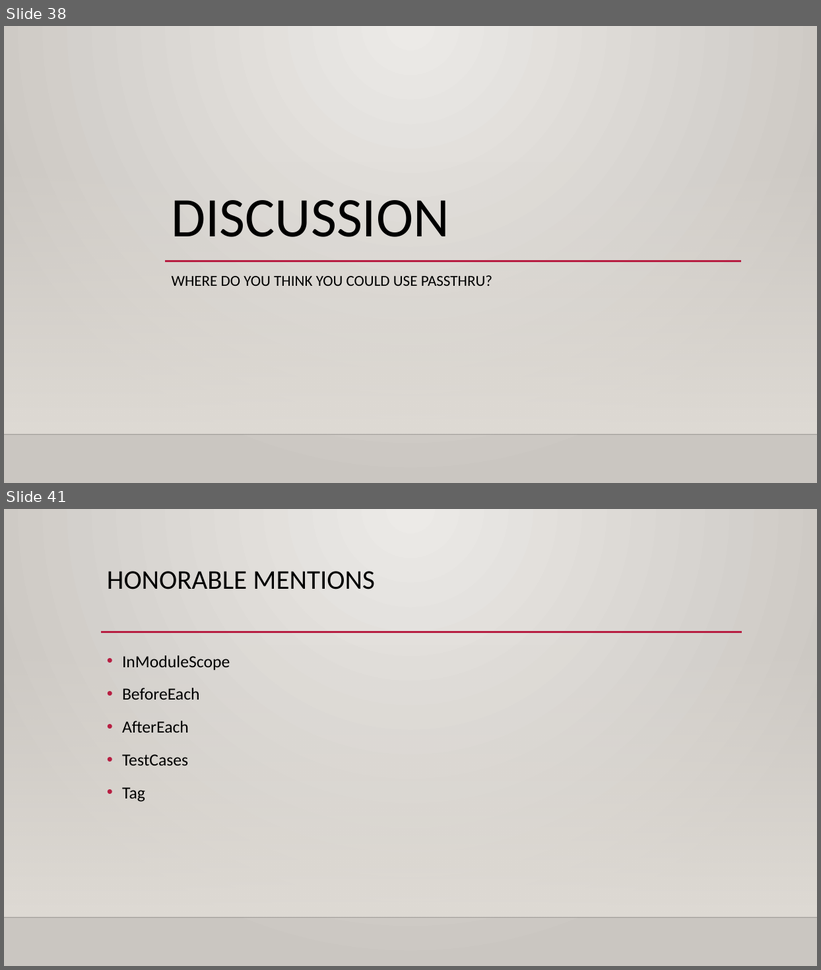
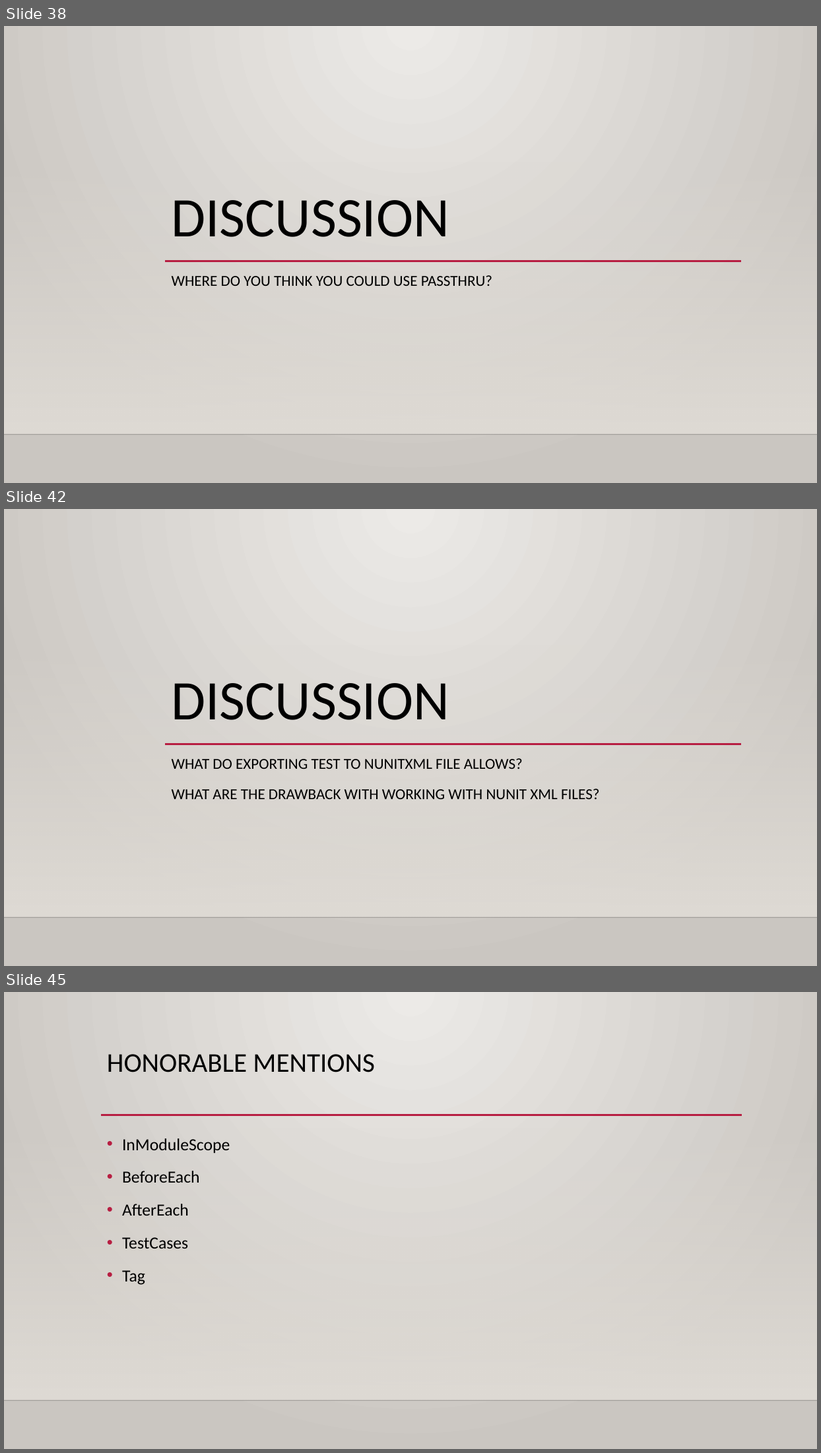
Before and after one commit to Stephanevg/Demos, a slide deck: Introduction To Pester/Examples/Introduction to pester.pptx. Shown one above the other, each under a label of ours: slides 38 and 41 before the commit, slides 38, 42 and 45 after it; the slides between them are not shown. The pictures are 821x970 and 821x1453 pixels, drawn with LibreOffice and Linux fonts; fonts in the diff are those of the drawing; background and template pictures are left out. Boxes give left, top, right and bottom in pixels: in the first picture for what was removed or moved away, otherwise in the second. Text is boxed around its words. In the diff, an @@ line names an element or a change of style, - is before the commit and + after.

```diff
--- a/Introduction To Pester/Examples/Introduction to pester.pptx
+++ b/Introduction To Pester/Examples/Introduction to pester.pptx
@@ slide 42 added at <box>4,509,817,966</box>, background gradient #ECEAE7 to #CAC7C1; not listed: 3 template elements that a slide beside it also shows @@
@@ title added at <box>172,683,450,720</box>, 66 pt, text #000000 @@
+DISCUSSION
@@ subtitle added at <box>172,758,599,799</box>, 18 pt, text #000000 @@
+WHAT DO EXPORTING TEST TO NUNITXML FILE ALLOWS?
+WHAT ARE THE DRAWBACK WITH WORKING WITH NUNIT XML FILES?
@@ what was slide 41 is now slide 45 @@
```
Also in this commit, not shown: 1 slide changed, 4 other slides added, 1 slide removed, 1 other file.
